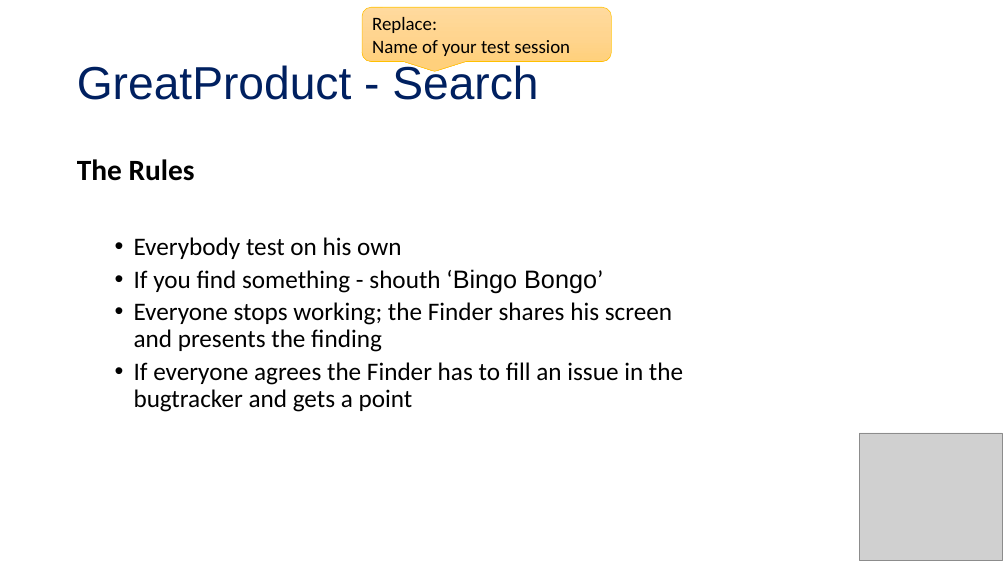
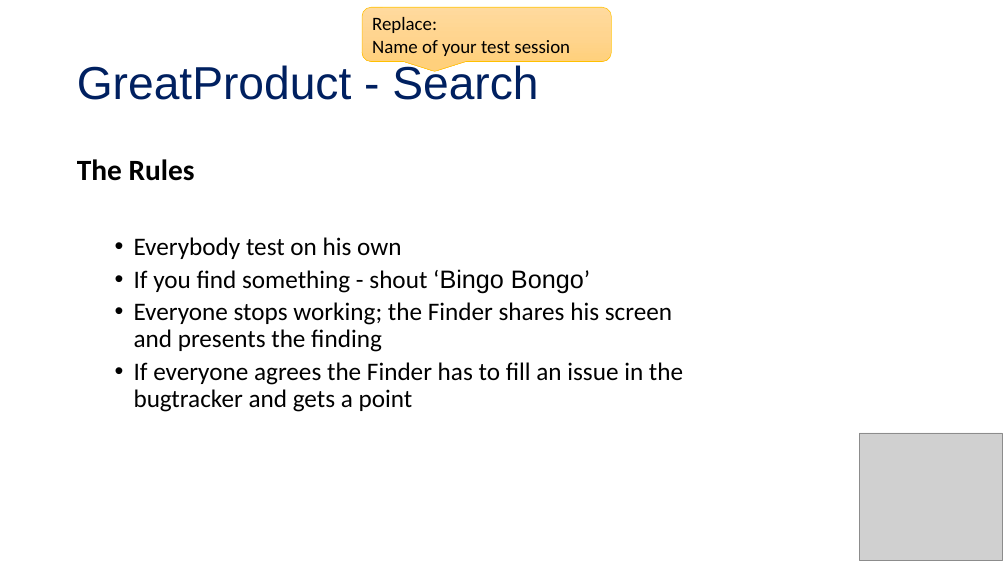
Before and after one commit to rbri/bingo-bongo-testing, a slide deck: slide 3 of static/BingoBongoTemplate.pptx. Drawn at 1008x567 pixels with LibreOffice and Linux fonts; fonts in the diff are those of the drawing; grey boxes stand for pictures. Boxes give left, top, right and bottom in pixels: in the first picture for what was removed or moved away, otherwise in the second. Text is boxed around its words. In the diff, an @@ line names an element or a change of style, - is before the commit and + after.

```diff
--- a/static/BingoBongoTemplate.pptx
+++ b/static/BingoBongoTemplate.pptx
@@ text at (x1=134, y1=269, x2=590, y2=294): text changed @@
-  • If you find something - shouth ‘Bingo Bongo’
+  • If you find something - shout ‘Bingo Bongo’
```
Also in this commit, not shown: 2 other files.
